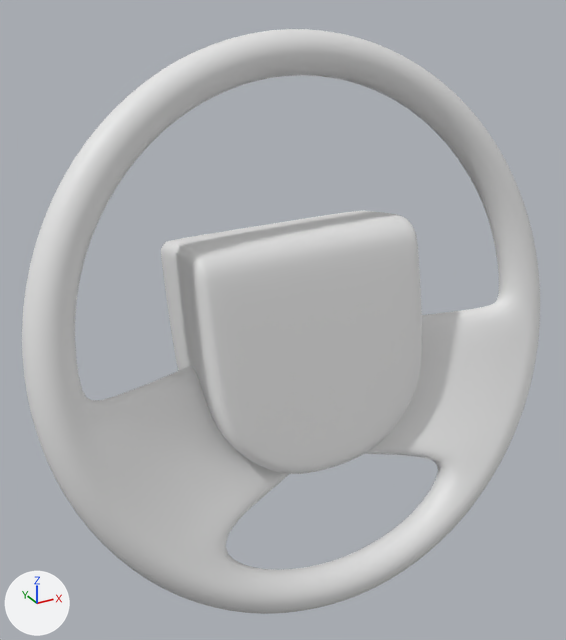
Renders of the Blender file BlenderModels/Vehicle/SteeringWheel.blend from each side of a commit.
Camera for both pictures: a 50 mm camera at (-0.229, -0.364, 0.21) aimed at (-0.017, 0.022, 0.017). Every picture has the same lights, and +X, +Y and +Z are marked at lower left. The first picture is the older version.

Script lines for the objects in view, before the commit:
```python
me_cube_009 = bpy.data.meshes.new('Cube.009')
me_cube_009.from_pydata(...)  # 374 vertices, 361 faces; spans x -0.178..0.178, y -0.052..0.077, z -0.157..0.186
me_cube_009.polygons.foreach_set('use_smooth', [True] * 361)
ob_stearingwheel = bpy.data.objects.new('StearingWheel', me_cube_009)
ob_stearingwheel.location = (0.0, 0.0, 0.0)
_m = ob_stearingwheel.modifiers.new('Subdivision', 'SUBSURF')
_m.levels = 2
```
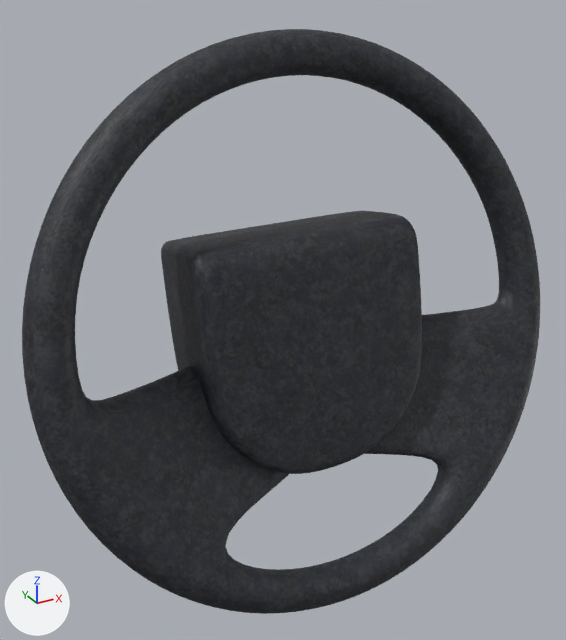
Where the change shows, as pixel boxes (x1, y1, x2, y2) in the pictures (566 x 640 px):
'StearingWheel', recoloured (white to black): (22, 29, 540, 614) in both

Edits to the bpy script that builds the scene:
```text
Add img_rubber004_1k_jpg_roughness_jpg:
    img_rubber004_1k_jpg_roughness_jpg = load_image('Rubber004_1K-JPG_Roughness.jpg', '../../Materials/Kieran Materials/Rubber004_1K-JPG/Rubber004_1K-JPG_Roughness.jpg', 1024, 1024, 'Non-Color')
Add img_rubber004_1k_jpg_displacement_jpg:
    img_rubber004_1k_jpg_displacement_jpg = load_image('Rubber004_1K-JPG_Displacement.jpg', '../../Materials/Kieran Materials/Rubber004_1K-JPG/Rubber004_1K-JPG_Displacement.jpg', 1024, 1024, 'Non-Color')
Add img_rubber004_1k_jpg_color_jpg:
    img_rubber004_1k_jpg_color_jpg = load_image('Rubber004_1K-JPG_Color.jpg', '../../Materials/Kieran Materials/Rubber004_1K-JPG/Rubber004_1K-JPG_Color.jpg', 1024, 1024, 'sRGB')
Add mat_rubber004_1k_jpg:
    mat_rubber004_1k_jpg = bpy.data.materials.new('Rubber004_1K-JPG')
    # uses the picture img_rubber004_1k_jpg_color_jpg
    # uses the picture img_rubber004_1k_jpg_displacement_jpg
    # uses the picture img_rubber004_1k_jpg_roughness_jpg
Change me_cube_009:
    where me_cube_009.from_pydata(...)  # 374 vertices, 361 faces; spans x -0.178..0.178, y -0.052..0.077, z -0.157..0.186
    add me_cube_009.materials.append(mat_rubber004_1k_jpg)
```
